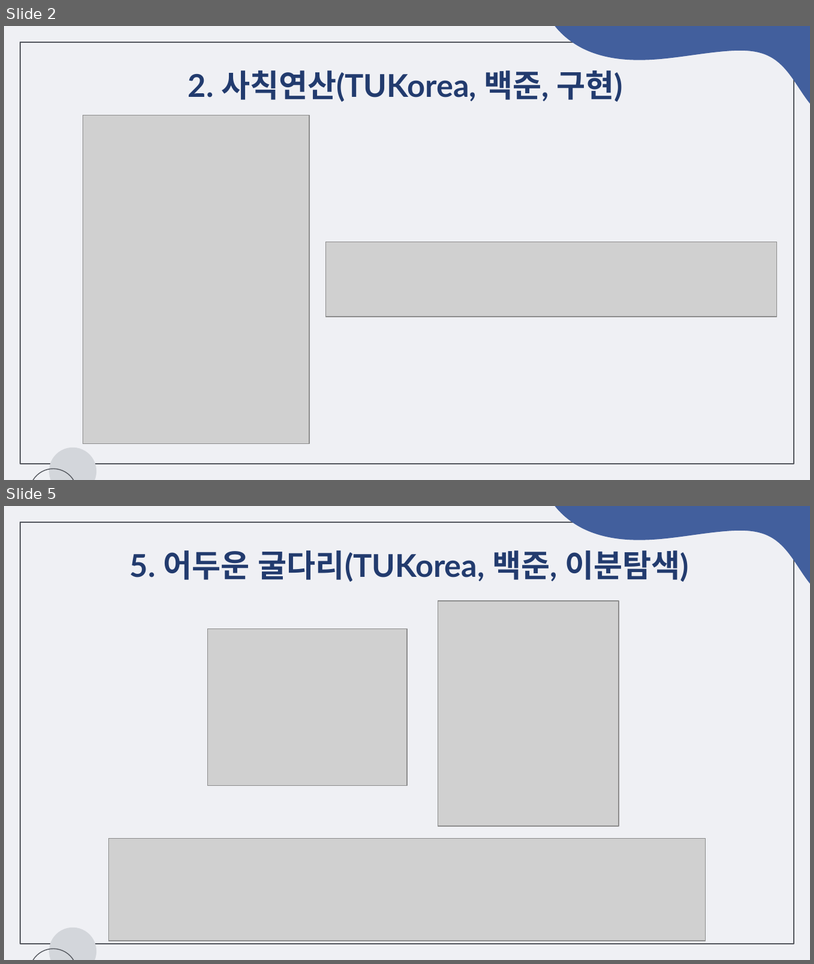
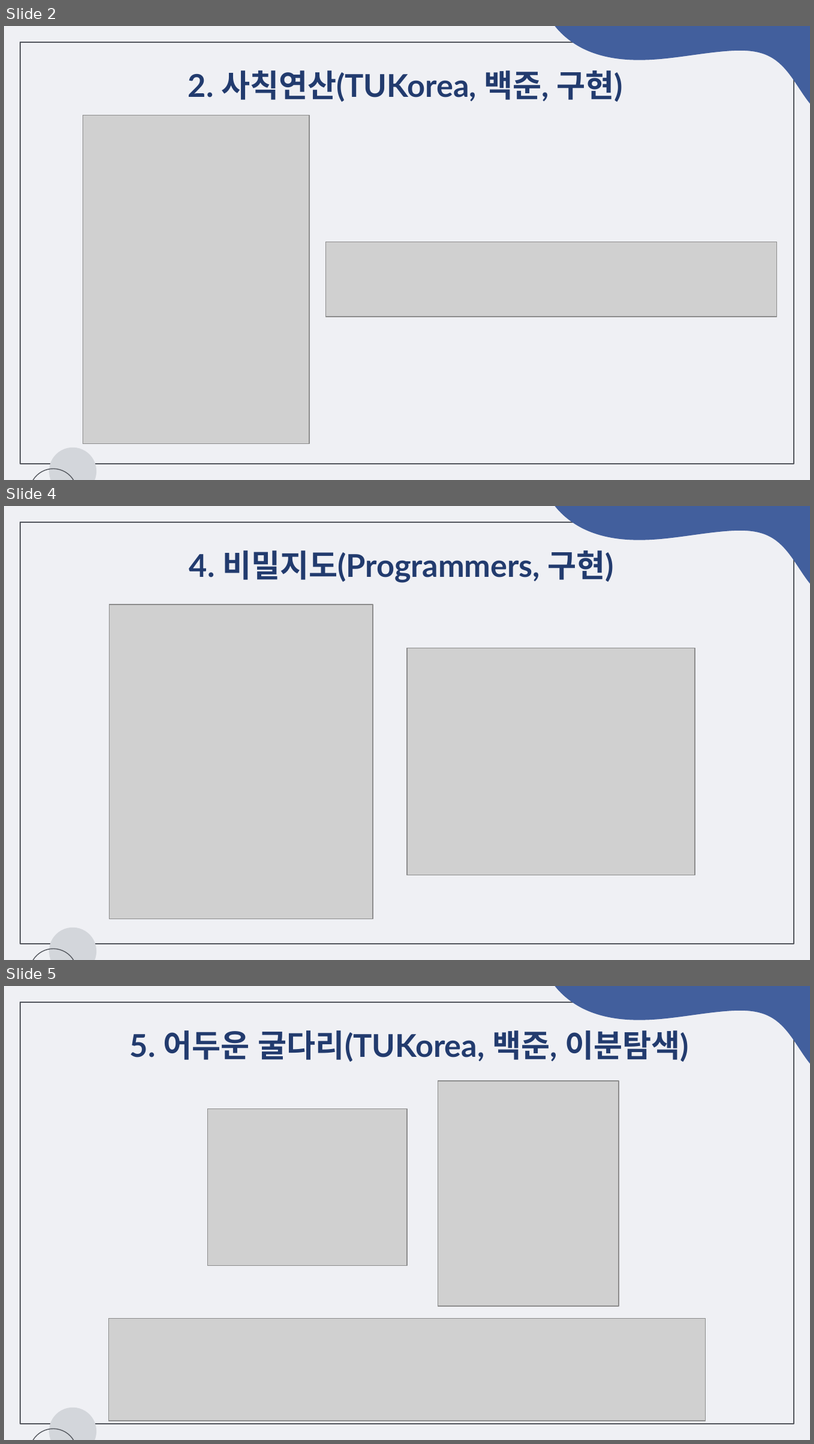
Before and after one commit to chaeeun-dev/CodingTest, a slide deck: 문제해결프로그래밍_숙제/제출용/숙제5_2022182035.pptx. Shown one above the other, each under a label of ours: slides 2 and 5 before the commit, slides 2, 4 and 5 after it; the slides between them are not shown. The pictures are 814x964 and 814x1444 pixels, drawn with LibreOffice and Linux fonts; fonts in the diff are those of the drawing; grey boxes stand for pictures. Boxes give left, top, right and bottom in pixels: in the first picture for what was removed or moved away, otherwise in the second. Text is boxed around its words. In the diff, an @@ line names an element or a change of style, - is before the commit and + after.

```diff
--- a/문제해결프로그래밍_숙제/제출용/숙제5_2022182035.pptx
+++ b/문제해결프로그래밍_숙제/제출용/숙제5_2022182035.pptx
@@ slide 4 added at [4, 506, 810, 960], background #EFF0F4; not listed: 4 template elements that a slide beside it also shows @@
@@ title added at [189, 550, 614, 583], 28 pt, text #223B6E, bold @@
+4. 비밀지도(Programmers, 구현)
@@ picture added at [110, 604, 374, 918] @@
@@ picture added at [407, 648, 695, 876] @@
```
Also in this commit, not shown: 1 slide changed, 2 other slides added, 3 slides removed, 1 other file.
